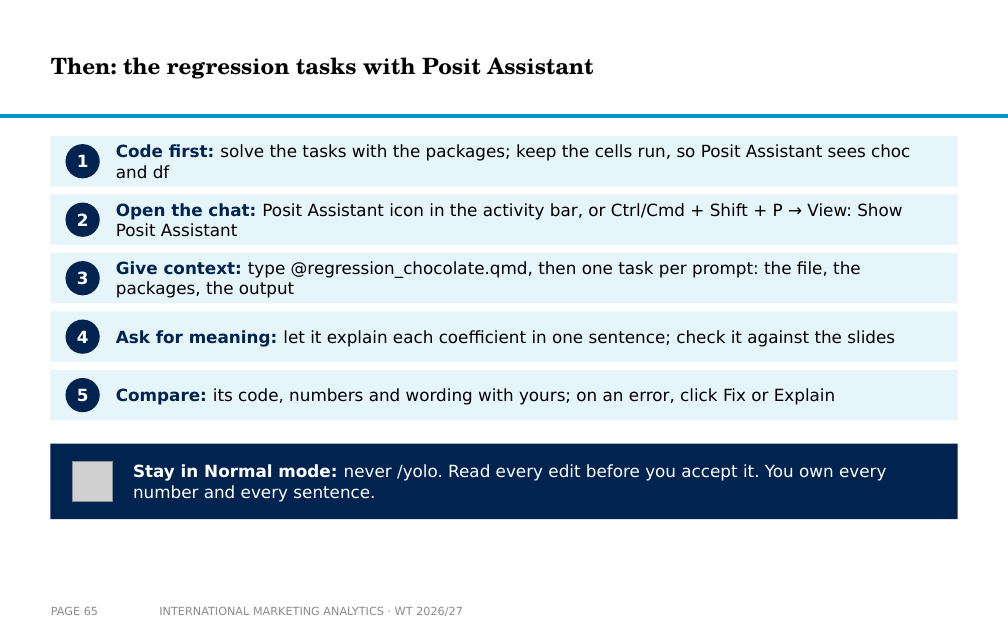
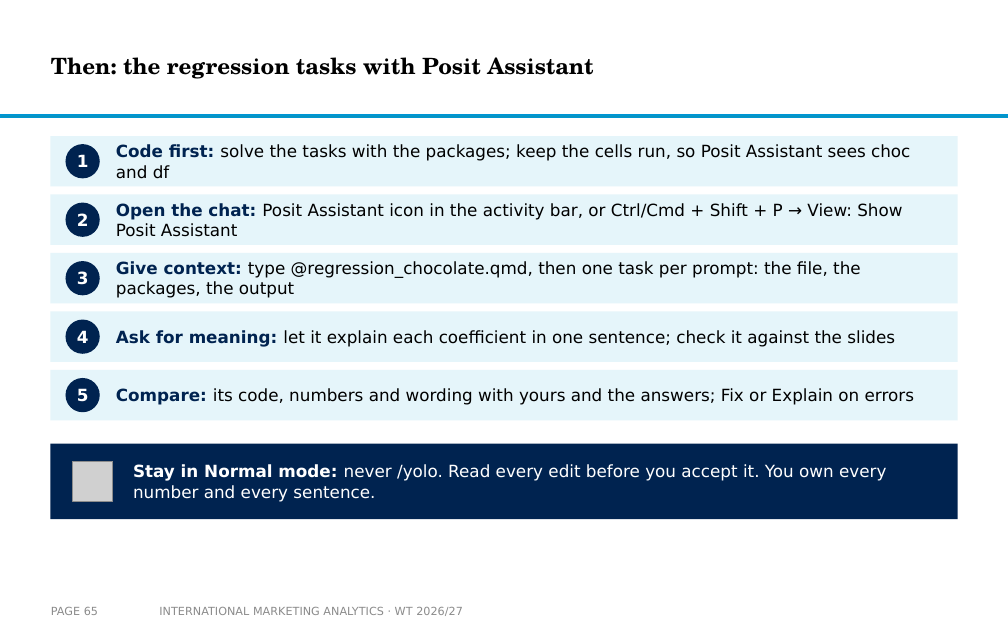
Before and after one commit to arnefloh-wu/international-marketing-analytics-teaching, a slide deck: slide 65 of slides/01b_statistics-and-regression_WT26-27.pptx. Drawn at 1008x630 pixels with LibreOffice and Linux fonts; fonts in the diff are those of the drawing; grey boxes stand for pictures; background and template pictures are left out. Boxes give left, top, right and bottom in pixels: in the first picture for what was removed or moved away, otherwise in the second. Text is boxed around its words. In the diff, an @@ line names an element or a change of style, - is before the commit and + after.

```diff
--- a/slides/01b_statistics-and-regression_WT26-27.pptx
+++ b/slides/01b_statistics-and-regression_WT26-27.pptx
@@ text at [116, 388, 914, 405]: text changed @@
-Compare: its code, numbers and wording with yours; on an error, click Fix or Explain
+Compare: its code, numbers and wording with yours and the answers; Fix or Explain on errors
```
Also in this commit, not shown: 4 other slides changed, 4 other files.
